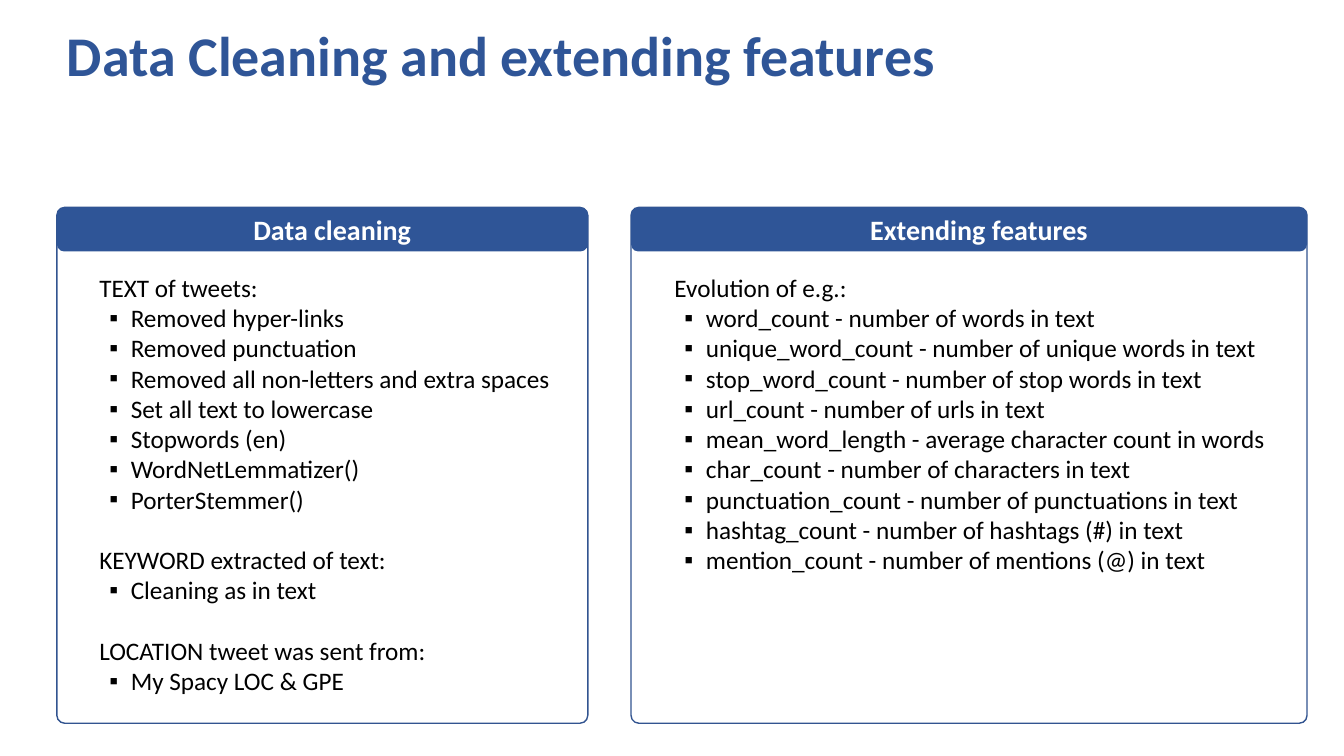
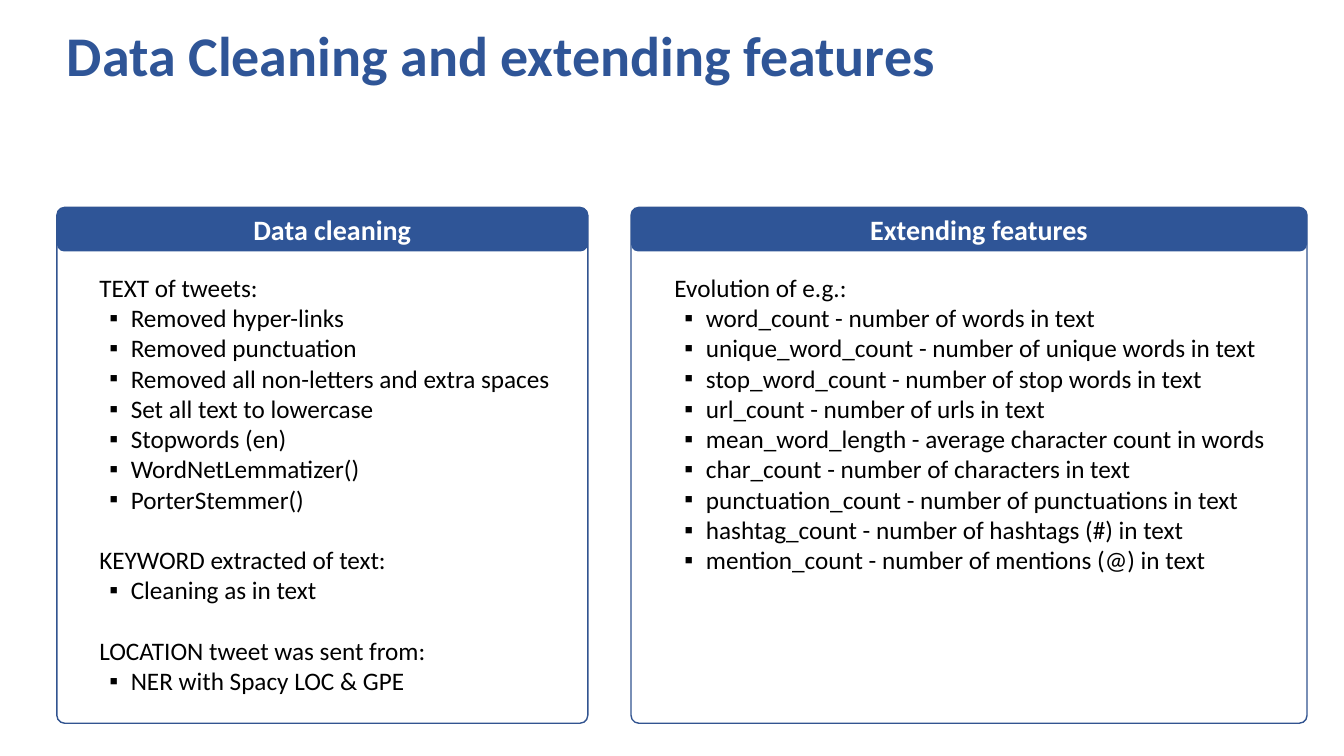
Before and after one commit to TTD-JPO/TDD-project, a slide deck: slide 5 of TDDetection_JED-PeW-OCF_2021009.pptx. Drawn at 1344x756 pixels with LibreOffice and Linux fonts; fonts in the diff are those of the drawing; background and template pictures are left out. Boxes give left, top, right and bottom in pixels: in the first picture for what was removed or moved away, otherwise in the second. Text is boxed around its words. In the diff, an @@ line names an element or a change of style, - is before the commit and + after.

```diff
--- a/TDDetection_JED-PeW-OCF_2021009.pptx
+++ b/TDDetection_JED-PeW-OCF_2021009.pptx
@@ text at [131,672,404,694]: text changed @@
-▪ My Spacy LOC & GPE
+▪ NER with Spacy LOC & GPE
```
Also in this commit, not shown: 2 other slides changed.
